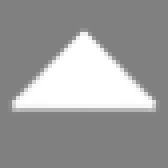
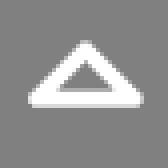
Comparing the layer stacks of the two 168x168 images. Changes:
added layer "WhiteBG #2" above "WhiteBG #1" over bbox(28, 40, 144, 108)
hid "Copia de Copia de Icon", painted on it over bbox(8, 28, 160, 112)
